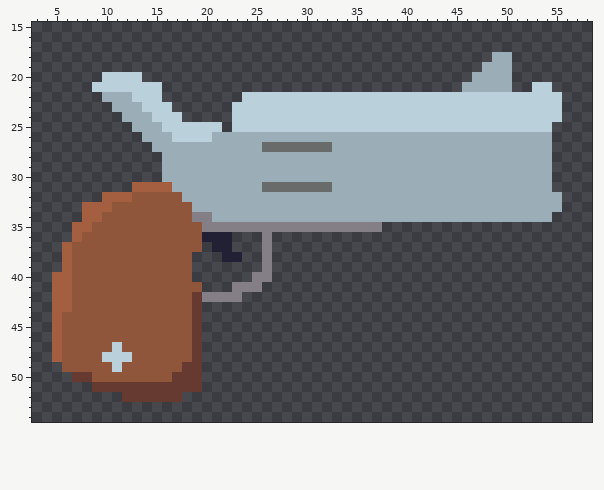
A pixel-art sprite gets an edit: res/sprites/pistol.png. Above is the file before it was changed.
The file is 64x64 pixels. Shown: x 3..58, y 15..54.
After:
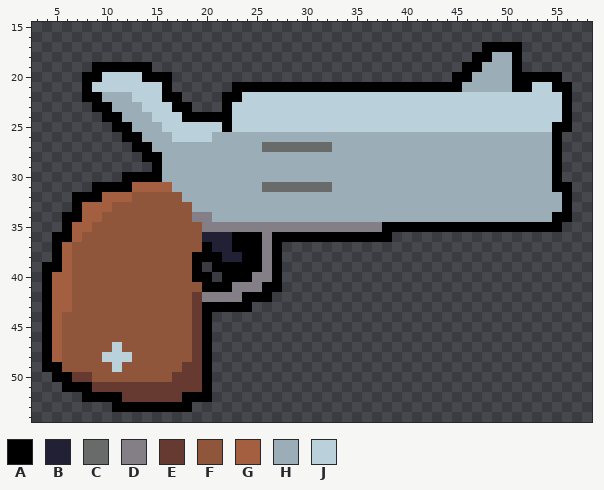
Palette (. is transparent): A #000000  B #222034  C #696a6a  D #847e87  E #663931  F #8f563b  G #a35f40  H #9badb7  J #bad0db
What changed:
Changed rows in their new state; - is an unchanged pixel.
first column x 4:
17 --------------------------------------------AAAA-----
18 -------------------------------------------AA--A-----
19 -----AAAAAA-------------------------------AA---A-----
20 ----AA----AAA----------------------------AA----AAAAA-
21 ----A-------A------AAAAAAAAAAAAAAAAAAAAAAA-----AA--AA
22 ----AA------AA----AA--------------------------------A
23 -----AA------AA---A---------------------------------A
24 ------AA------AAAAA---------------------------------A
25 -------AA---------A--------------------------------AA
26 --------AA-----------------------------------------A-
27 ---------AA----------------------------------------A-
28 ----------AA---------------------------------------A-
29 -----------A---------------------------------------A-
30 --------AAAA---------------------------------------A-
31 -----AAAA------------------------------------------AA
32 ---AAA----------------------------------------------A
33 ---A------------------------------------------------A
34 --AA-----------------------------------------------AA
35 --A-------------------------------AAAAAAAAAAAAAAAAAA-
36 -AA----------------AAA-AAAAAAAAAAAA------------------
37 -A--------------A--AAA-A-----------------------------
38 -A-------------AAA--AA-A-----------------------------
39 AA-------------A-AAAAA-A-----------------------------
40 A--------------AA-AAA--A-----------------------------
41 A---------------AAA---AA-----------------------------
42 A-------------------AAA------------------------------
43 A---------------AAAAA--------------------------------
44 A---------------A------------------------------------
45 A---------------A------------------------------------
46 A---------------A------------------------------------
47 A---------------A------------------------------------
48 A---------------A------------------------------------
49 AA--------------A------------------------------------
50 -AA-------------A------------------------------------
51 --AAA-----------A------------------------------------
52 ----AAAA------AAA------------------------------------
53 -------AAAAAAAA--------------------------------------
Where, in picture pixels (left, top, right, bottom), the same in both pictures:
added: (42, 42, 572, 412)
